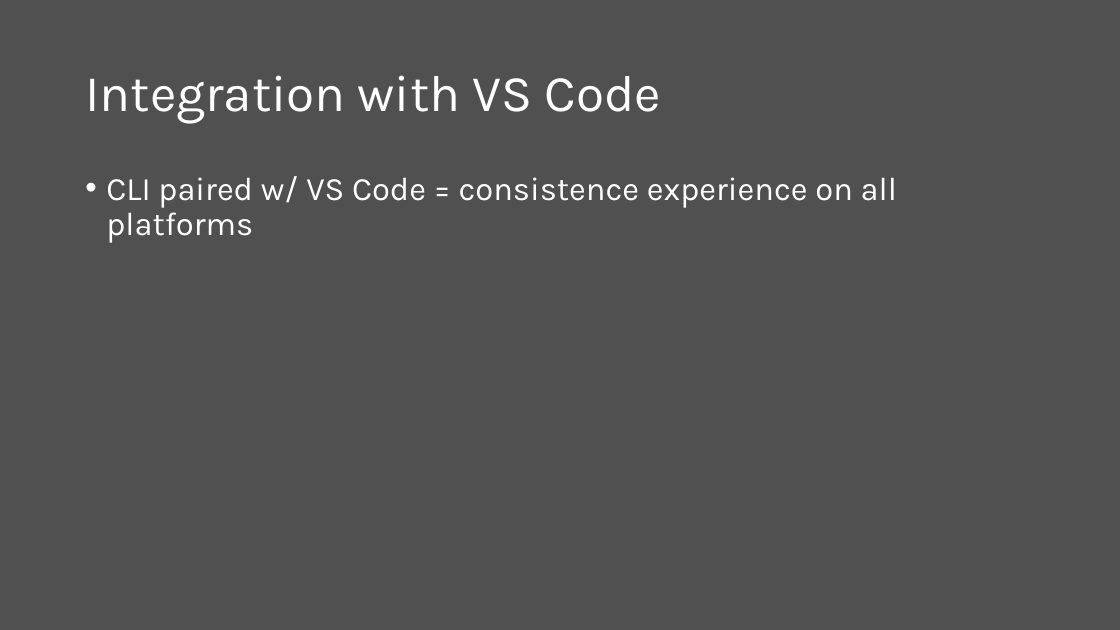
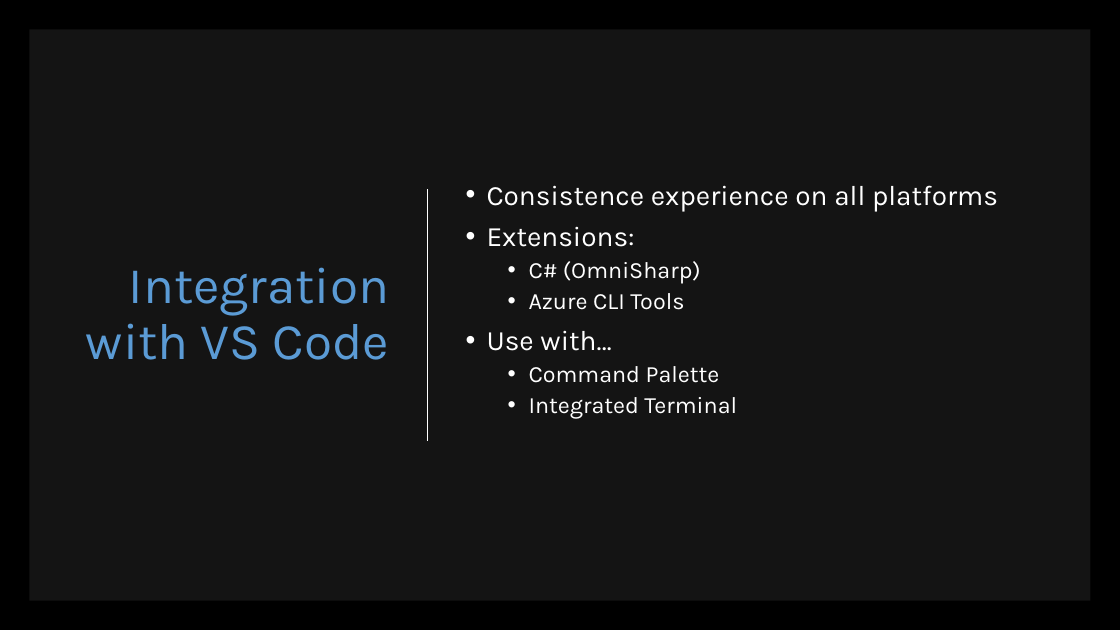
Before and after one commit to scottaddie/slide-decks, a slide deck: slide 6 of Tour de .NET Core CLI.pptx. Drawn at 1120x630 pixels with LibreOffice and Linux fonts; fonts in the diff are those of the drawing. Boxes give left, top, right and bottom in pixels: in the first picture for what was removed or moved away, otherwise in the second. Text is boxed around its words. In the diff, an @@ line names an element or a change of style, - is before the commit and + after.

Commit message:
Design changes

```diff
--- a/Tour de .NET Core CLI.pptx
+++ b/Tour de .NET Core CLI.pptx
@@ background #505050 to #000000 @@
@@ rectangle added at (29, 29, 1091, 601), fill #FFFFFF at 8% opacity @@
@@ title "Integration with VS Code": place and size @@
-title "Integration with VS Code" at (85, 75, 661, 123)
+title "Integration with VS Code" at (86, 267, 389, 360)
@@ title "Integration with VS Code" at (86, 267, 389, 360): text colour #FFFFFF to #5B9BD5; alignment left to right @@
@@ text "Consistence experience on all platforms" at (487, 185, 998, 419): vertical alignment top to middle @@
@@ line added from (428, 189) to (428, 441), #FFFFFF 1.5 pt @@
@@ text at (487, 185, 998, 419): text changed; size 28 to 20 pt @@
-• CLI paired w/ VS Code = consistence experience on all platforms
+• Consistence experience on all platforms
+• Extensions:
+  • C# (OmniSharp)
+  • Azure CLI Tools
+• Use with…
+  • Command Palette
+  • Integrated Terminal
```
Also in this commit, not shown: 7 other slides changed.
